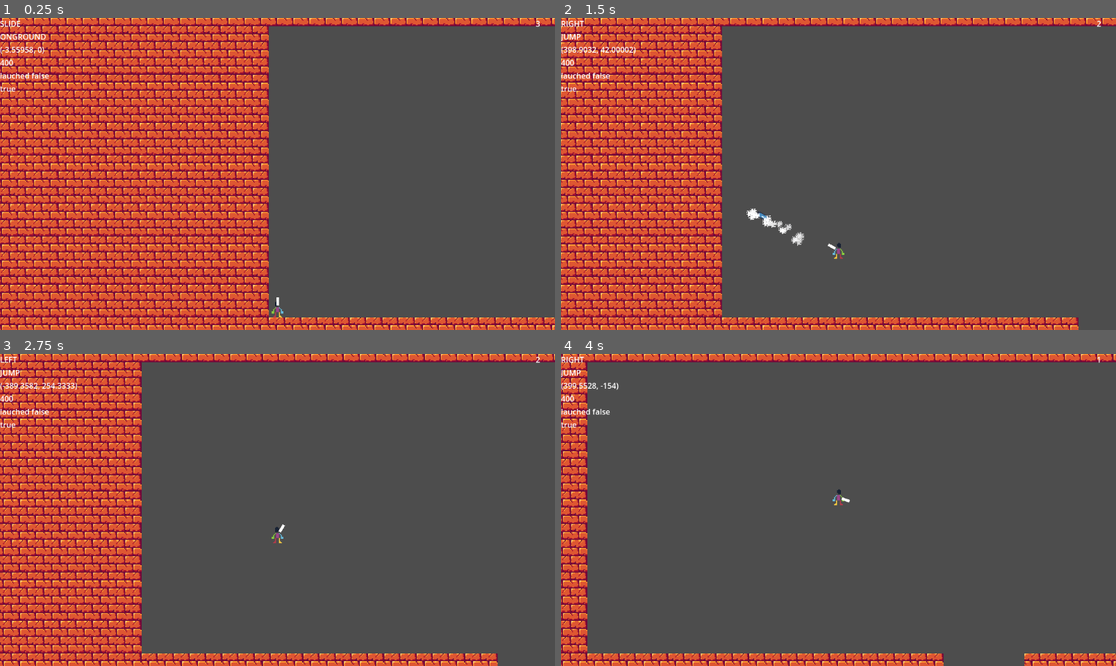
Above: before the commit, frames 1-4 (two rows, left to right).
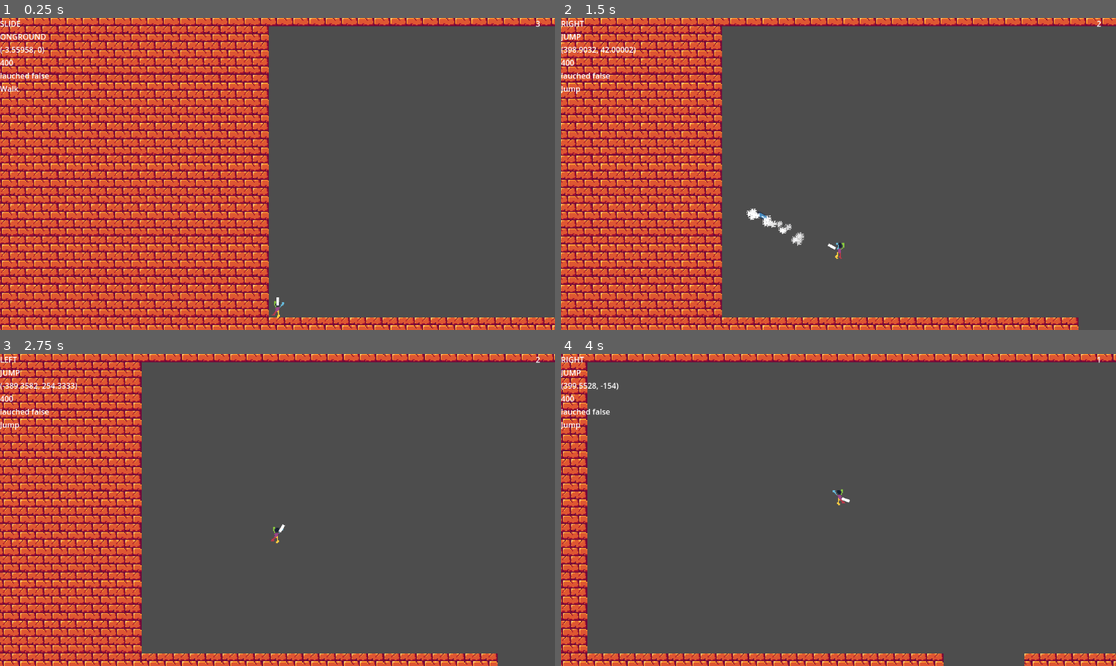
Above: after the commit, the same moments.

Repository: Shidoengie/unnamed-soldiertf2-game
Game: Godot game, scene res://Levels/TEST.tscn
Same seed, same stepped clock (60 frames per second), same inputs: the game is played once before the commit and once after it. The engine's default icon, where the game draws it, is replaced by a stand-in: a white triangle on a blue panel in a dark square.
Inputs (mouse positions are in pixels of both pictures, inside the frame that each line leads up to):
- Up to frame 1 (0.25 s): no input
- Up to frame 2 (1.5 s): move the mouse to (960, 158) at 0.52 s; hold Right (MoveRight) from 0.53 s (still down); tap Space (Jump) at 0.6, 0.77, 1.07 s; move the mouse to (727, 189) at 1.27 s; click (727, 189) at 1.35 s
- Up to frame 3 (2.75 s): tap Space (Jump) at 1.52, 1.55, 1.82, 2.1 s; move the mouse to (333, 441) at 2.02 s; release Right (MoveRight) at 2.03 s; hold Left (MoveLeft) from 2.03 s (still down)
- Up to frame 4 (4 s): move the mouse to (810, 572) at 2.77 s; release Left (MoveLeft) at 2.78 s; hold Right (MoveRight) from 2.78 s (still down); click (810, 572) at 2.85 s; tap Space (Jump) at 3.02, 3.05, 3.32, 3.6, 3.77 s; move the mouse to (1005, 556) at 3.52 s

The runs differ from the first frame. In frame 1, less than 0.1% of the frame differs, in the area x 0-52%, y 21-96%; in frame 2, less than 0.1%; in frame 3, less than 0.1%; in frame 4, 0.1%, in the area x 0-52%, y 21-49%.

Commit message:
despag part 4/1

Diff:
--- a/Scenes/Player/Player.gd
+++ b/Scenes/Player/Player.gd
@@ -22,6 +22,8 @@
 var maxAmmo = 3
 var canJump = true
 
+const AnimStates = {WALK = "Walk", JUMP = "Jump", LAND = "Land", FALL = "Fall", RESET = "RESET"}
+var CUR_AnimState = 0
 enum MoveStates {LEFT,RIGHT,SLIDE,STOPED}
 var CUR_MoveState = 0
 enum GroundStates {FALL,JUMP,JUST_JUMP,LAND,ONGROUND}
@@ -44,7 +46,7 @@
 	GUI.vel = velocity
 	GUI.lauched = launched
 	GUI.ammo = ammo
-	GUI.canjump = canJump
+	GUI.canjump = CUR_AnimState
 	_stateChecks()
 	_stateMachines()
 	move_and_slide()
@@ -59,21 +61,28 @@
 				velocity.x = lerp(velocity.x,-walkSpeed + launchVec.x,0.1)
 			velocity.x = lerp(velocity.x,-walkSpeed,0.1)
 
-
 		MoveStates.RIGHT:
 			$Sprite2d.flip_h = false
 			if launched:
 				velocity.x = lerp(velocity.x,walkSpeed + launchVec.x,0.1)
 			velocity.x = lerp(velocity.x,walkSpeed,0.1)
 
-
 		MoveStates.SLIDE:
 			velocity.x = lerp(velocity.x,0.0,0.5)
+
+		MoveStates.LEFT or MoveStates.RIGHT or MoveStates.SLIDE:
+			if CUR_GroundState != GroundStates.ONGROUND:
+				return
+			CUR_AnimState = AnimStates.WALK
 
 	match CUR_GroundState:
 		GroundStates.JUST_JUMP:
 			velocity.y = -jumpForce
 			CUR_GroundState = GroundStates.JUMP
+			CUR_AnimState = AnimStates.JUMP
+
+		GroundStates.FALL:
+			CUR_AnimState = AnimStates.FALL
 
 		GroundStates.FALL or GroundStates.JUMP:
 			if is_on_floor():
@@ -83,11 +92,19 @@
 		GroundStates.LAND:
 			CUR_GroundState = GroundStates.ONGROUND
 			ReloadTimer.start()
+			CUR_AnimState = AnimStates.LAND
 
 		GroundStates.ONGROUND:
 			if not is_on_floor():
 				CUR_GroundState = GroundStates.FALL
 			launched = false
+			if CUR_MoveState in [MoveStates.LEFT,MoveStates.RIGHT,MoveStates.SLIDE]:
+				CUR_AnimState = AnimStates.WALK
+				return
+			CUR_AnimState = AnimStates.RESET
+
+	BodyAnimState.travel(CUR_AnimState)
+
 func _stateChecks() -> void:
 
 	if Input.is_action_just_pressed("Jump"):
